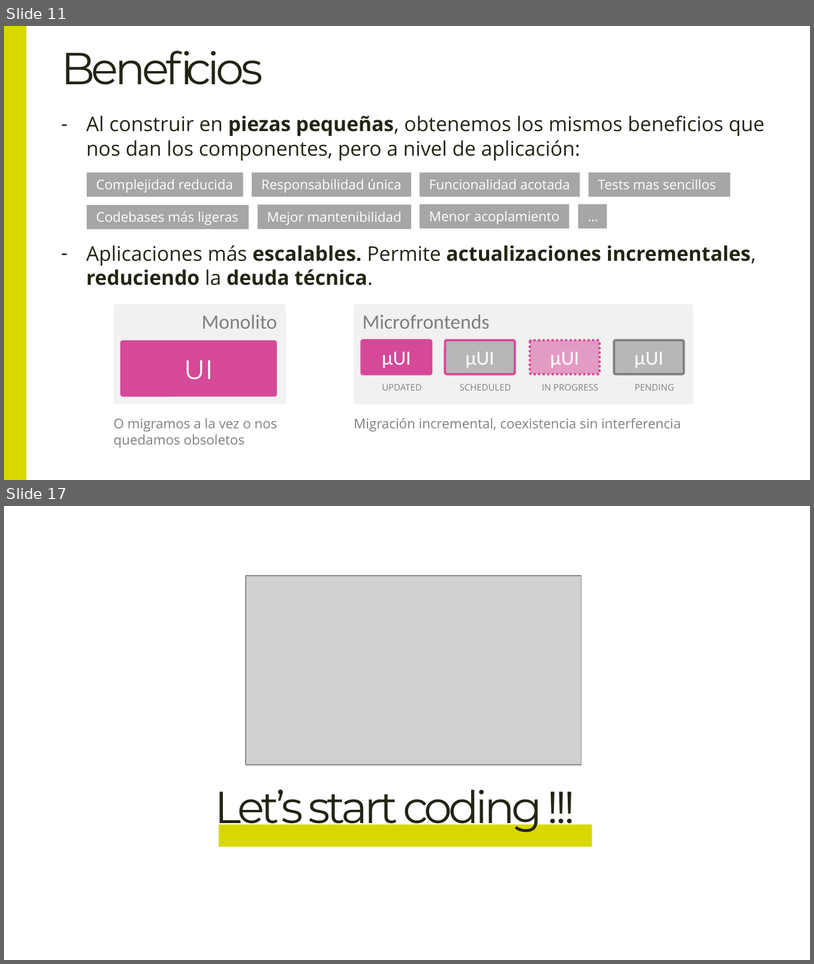
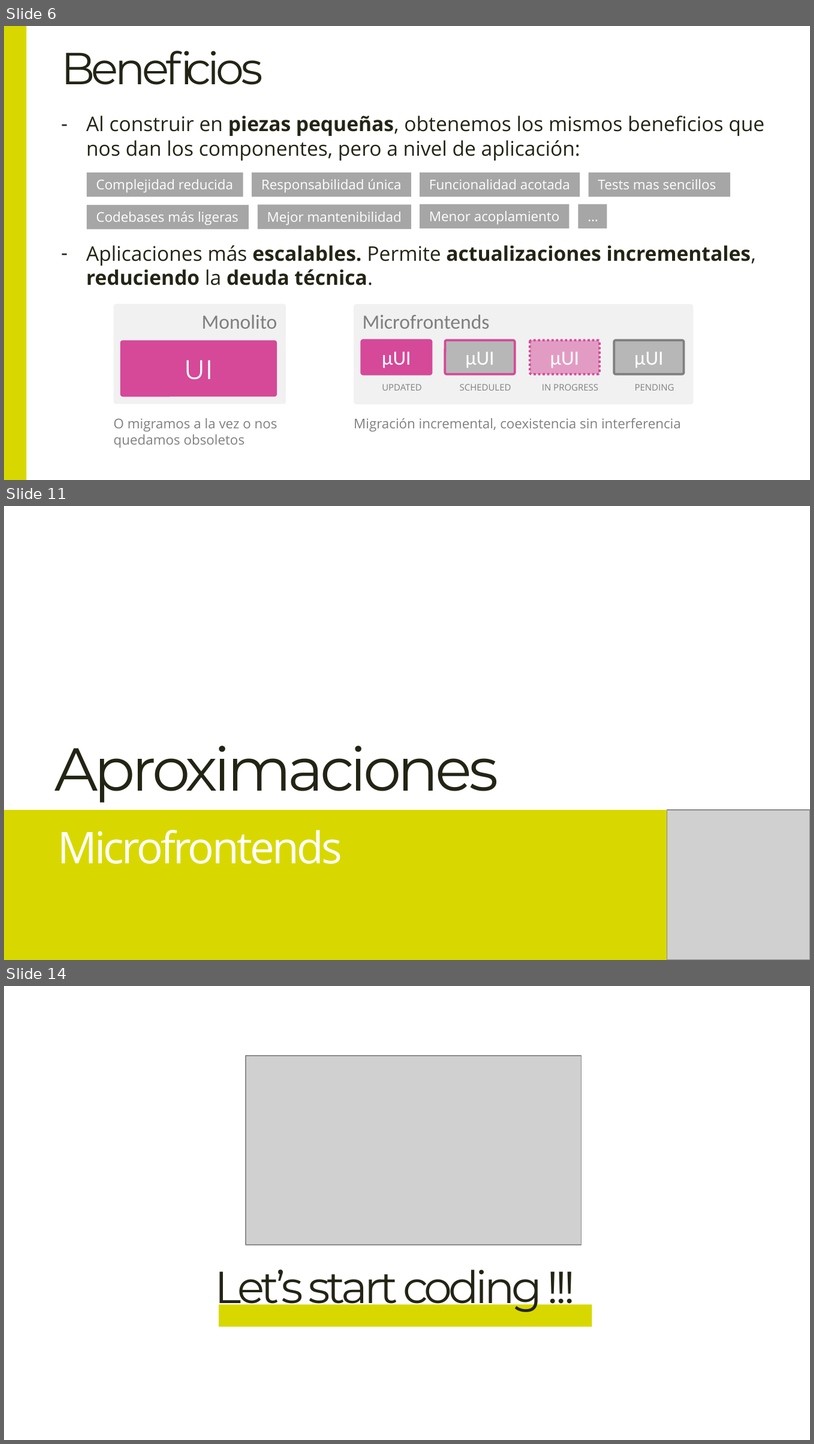
Before and after one commit to Lemoncode/master-frontend-lemoncode, a slide deck: 04-frameworks/16-microfrontends/00-teoría/00-introducción-a-microfrontends.pptx. Shown one above the other, each under a label of ours: slides 11 and 17 before the commit, slides 6, 11 and 14 after it; the slides between them are not shown. The pictures are 814x964 and 814x1444 pixels, drawn with LibreOffice and Linux fonts; fonts in the diff are those of the drawing; grey boxes stand for pictures; background and template pictures are left out. Boxes give left, top, right and bottom in pixels: in the first picture for what was removed or moved away, otherwise in the second. Text is boxed around its words. In the diff, an @@ line names an element or a change of style, - is before the commit and + after.

```diff
--- a/04-frameworks/16-microfrontends/00-teoría/00-introducción-a-microfrontends.pptx
+++ b/04-frameworks/16-microfrontends/00-teoría/00-introducción-a-microfrontends.pptx
@@ slide 11 added at (4, 506, 810, 960), background #FFFFFF @@
@@ text added at (54, 745, 498, 802), 54 pt, text #242415 @@
+Aproximaciones
@@ rectangle added at (4, 810, 810, 960), fill #D8D800 @@
@@ picture added at (667, 810, 810, 960) @@
@@ text added at (57, 829, 342, 864), 39 pt, text #FFFFFF @@
+Microfrontends
@@ what was slide 11 is now slide 6 @@
@@ what was slide 17 is now slide 14 @@
```
Also in this commit, not shown: 7 slides changed, 2 other slides added, 6 slides removed.
